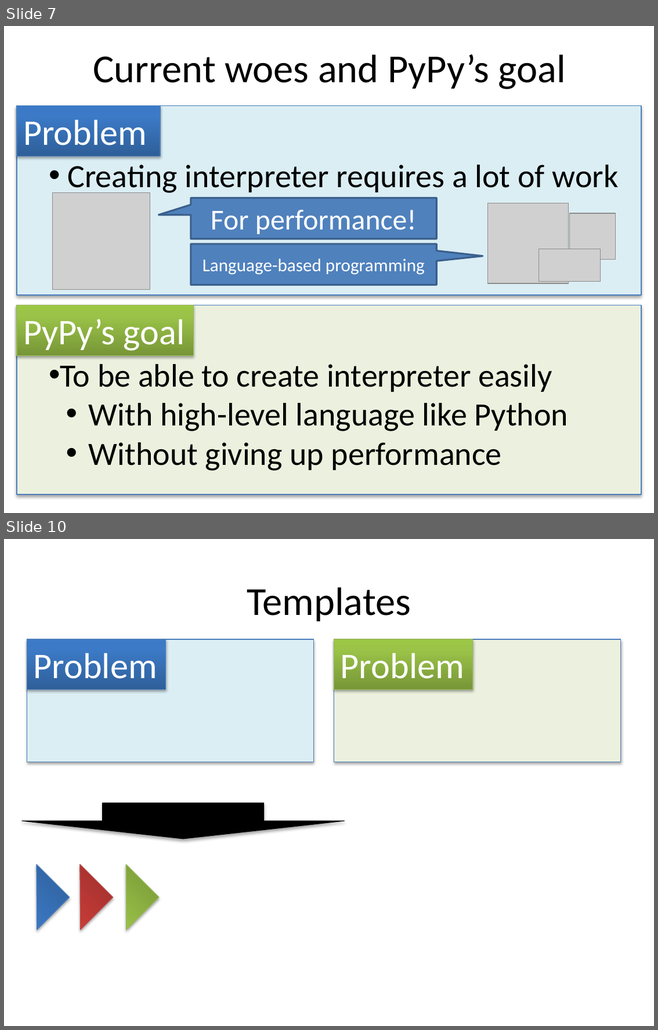
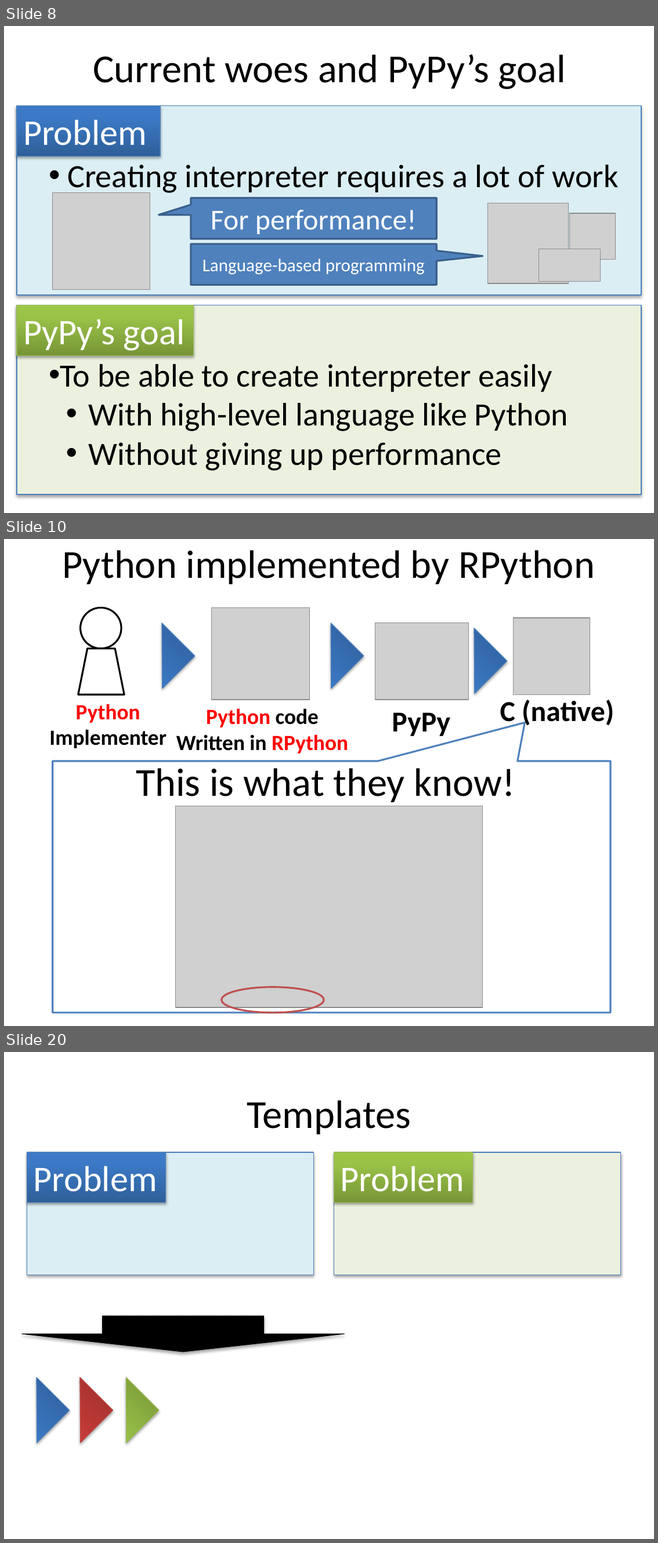
Before and after one commit to ryotaro/pyconjp2012slide, a slide deck: master/Fundamental Technologies Used in PyPy JIT Compiler.pptx. Shown one above the other, each under a label of ours: slides 7 and 10 before the commit, slides 8, 10 and 20 after it; the slides between them are not shown. The pictures are 658x1030 and 658x1543 pixels, drawn with LibreOffice and Linux fonts; fonts in the diff are those of the drawing; grey boxes stand for pictures. Boxes give left, top, right and bottom in pixels: in the first picture for what was removed or moved away, otherwise in the second. Text is boxed around its words. In the diff, an @@ line names an element or a change of style, - is before the commit and + after.

```diff
--- a/master/Fundamental Technologies Used in PyPy JIT Compiler.pptx
+++ b/master/Fundamental Technologies Used in PyPy JIT Compiler.pptx
@@ slide 10 added at (4, 539, 654, 1026), background #FFFFFF @@
@@ title added at (62, 550, 594, 584), 44 pt, text #000000 @@
+Python implemented by RPython
@@ ellipse added at (81, 608, 122, 649), fill #FFFFFF, outline #000000 2 pt @@
@@ picture added at (211, 608, 310, 700) @@
@@ right triangle added at (129, 623, 195, 689), fill gradient #2F5F99 to #3D7CC7 to #3A7CCB, outline #4B7EBC 0.75 pt @@
@@ right triangle added at (298, 623, 364, 689), fill gradient #2F5F99 to #3D7CC7 to #3A7CCB, outline #4B7EBC 0.75 pt @@
@@ picture added at (375, 623, 469, 700) @@
@@ picture added at (513, 618, 589, 694) @@
@@ right triangle added at (441, 628, 507, 694), fill gradient #2F5F99 to #3D7CC7 to #3A7CCB, outline #4B7EBC 0.75 pt @@
@@ flow chart manual operation added at (78, 649, 124, 695), fill #FFFFFF, outline #000000 2 pt @@
@@ text added at (49, 704, 166, 748), 24 pt, text #000000, bold @@
+Python
+Implementer
@@ text added at (176, 708, 348, 754), 24 pt, text #FF0000, bold @@
+Python code
+Written in RPython
@@ text added at (391, 712, 450, 736), 32 pt, text #000000, bold @@
+PyPy
@@ text added at (500, 700, 614, 728), 32 pt, text #000000, bold @@
+C (native)
@@ speech box added at (53, 761, 610, 1012), fill #FFFFFF, outline #4F81BD 2 pt @@
@@ text added at (136, 768, 514, 802), 44 pt, text #000000 @@
+This is what they know!
@@ picture added at (176, 806, 482, 1008) @@
@@ ellipse added at (221, 987, 324, 1012), outline #C0504D 2 pt @@
@@ what was slide 7 is now slide 8 @@
@@ what was slide 10 is now slide 20 @@
```
Also in this commit, not shown: 3 slides changed, 9 other slides added, 1 other file.
